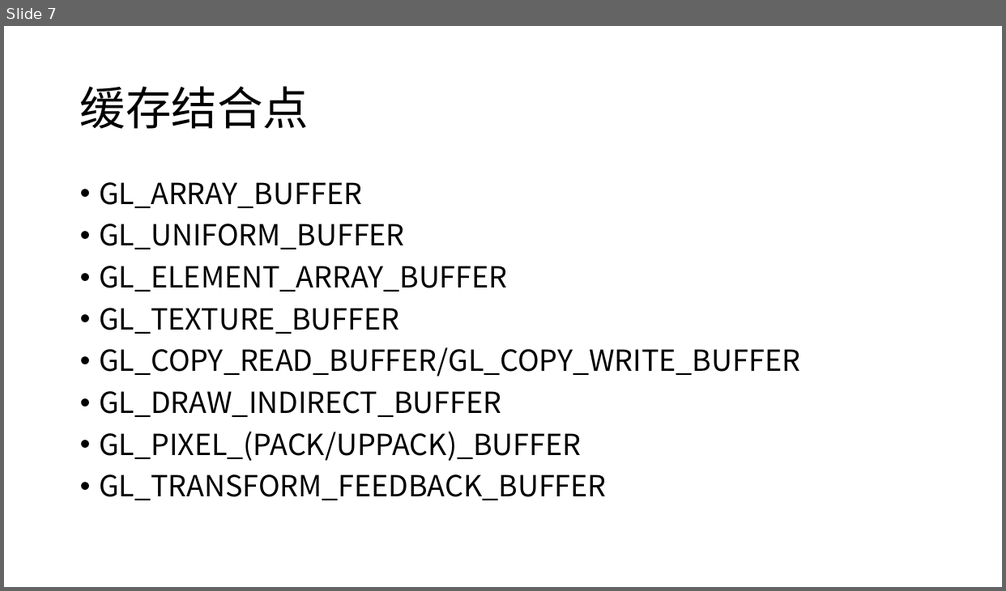
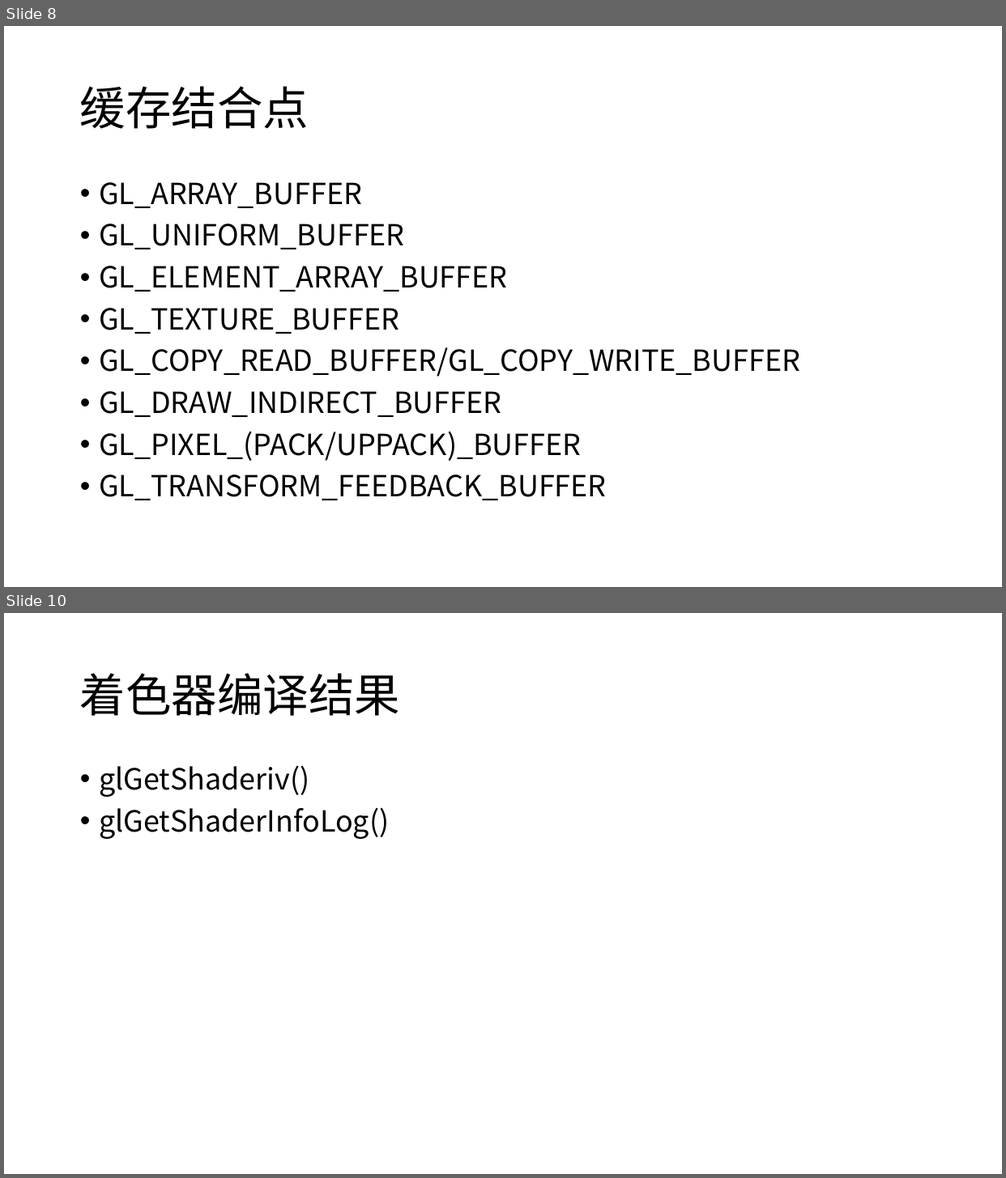
Before and after one commit to h8d9123/CSGamePhysicalEngine, a slide deck: doc/opengl.pptx. Shown one above the other, each under a label of ours: slide 7 before the commit, slides 8 and 10 after it; the slides between them are not shown. The pictures are 1006x591 and 1006x1178 pixels, drawn with LibreOffice and Linux fonts; fonts in the diff are those of the drawing. Boxes give left, top, right and bottom in pixels: in the first picture for what was removed or moved away, otherwise in the second. Text is boxed around its words. In the diff, an @@ line names an element or a change of style, - is before the commit and + after.

```diff
--- a/doc/opengl.pptx
+++ b/doc/opengl.pptx
@@ slide 10 added at box(4, 613, 1002, 1174), background #FFFFFF @@
@@ title added at box(80, 673, 400, 716), 44 pt, text #000000 @@
+着色器编译结果
@@ text added at box(99, 765, 389, 839), 28 pt, text #000000 @@
+• glGetShaderiv()
+• glGetShaderInfoLog()
@@ what was slide 7 is now slide 8 @@
```
Also in this commit, not shown: 4 other slides added, 1 other file.
